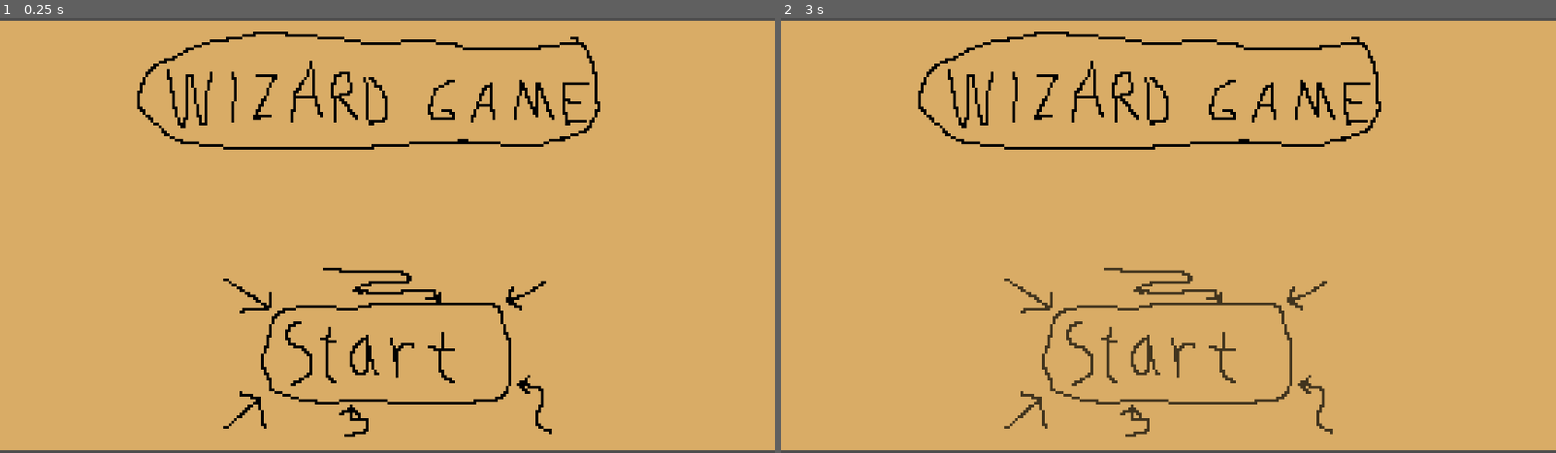
Above: before the commit, frames 1-2 (left to right).
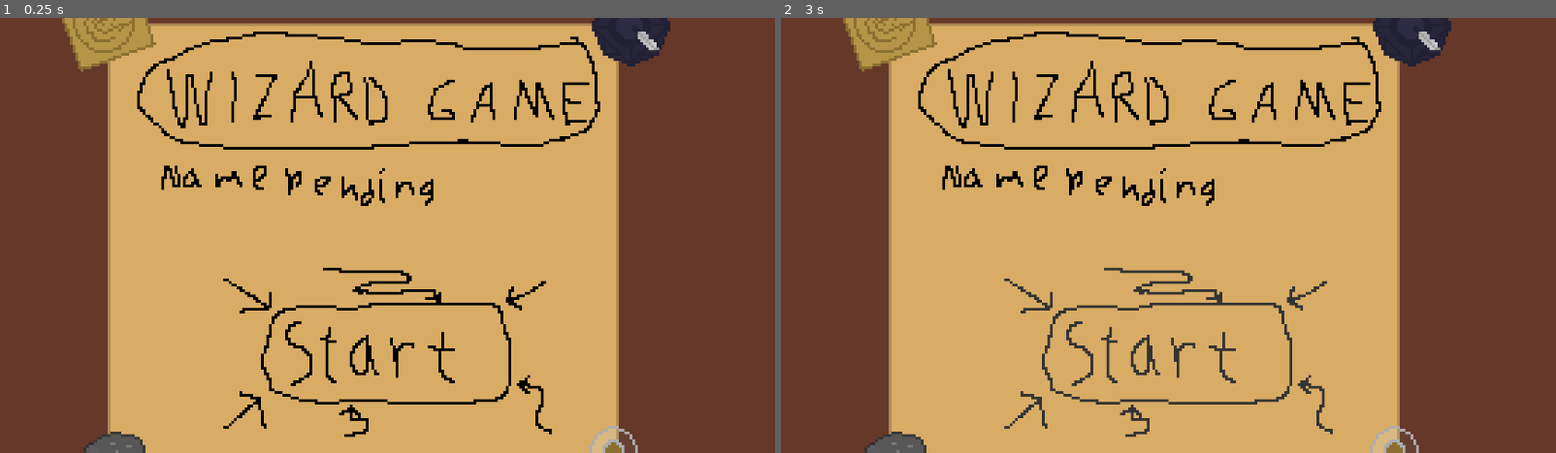
Above: after the commit, the same moments.

Repository: grahamapedia-cell/wizard-game-demo
Game: Godot game, scene res://scenes/titlescreen.tscn
Same seed, same stepped clock (60 frames per second), same inputs: the game is played once before the commit and once after it. Sound files missing from this copy of the repository are replaced by a short silence.
Inputs (mouse positions are in pixels of both pictures, inside the frame that each line leads up to):
- Up to frame 1 (0.25 s): no input
- Up to frame 2 (3 s): tap Enter at 0.5, 2 s; move the mouse to (1168, 352) at 0.52 s; hold D (move_right) 0.53-1.28 s; tap 1 (Hotbar_1) at 0.6 s; tap Space (dodge) at 1.25, 2.75 s; move the mouse to (1013, 257) at 1.27 s; hold S (move_down) 1.28-2.03 s; tap 2 (Hotbar_2) at 1.35 s; move the mouse to (1246, 139) at 2.02 s; hold D (move_right) 2.03-2.78 s; tap 3 (Hotbar_3) at 2.1 s; move the mouse to (1129, 322) at 2.77 s; hold W (move_up) from 2.78 s (still down); tap 4 (Hotbar_4) at 2.85 s

The runs differ from the first frame. In frame 1, 38% of the frame differs, in the area x 0-100%, y 0-100%; in frame 2, 38%.

Commit message:
Snazzed up title screen

Diff:
--- a/scenes/titlescreen.tscn
+++ b/scenes/titlescreen.tscn
@@ -4,7 +4,7 @@
 [ext_resource type="PackedScene" uid="uid://dkk6abfqi5d8y" path="res://scenes/game.tscn" id="2_3jj3l"]
 [ext_resource type="Texture2D" uid="uid://be2aj31nm7sg0" path="res://assets/sprites/GUI/start_button.png" id="3_tt55a"]
 [ext_resource type="Texture2D" uid="uid://blsv7ytoqkwjw" path="res://assets/sprites/GUI/game_title_test.png" id="4_t7v6v"]
-[ext_resource type="Texture2D" uid="uid://b2vxbqbklqlpl" path="res://assets/sprites/solid_color.png" id="5_vhbaf"]
+[ext_resource type="Texture2D" uid="uid://ciw505te04r5v" path="res://assets/sprites/GUI/title_bg.png" id="5_vhbaf"]
 
 [sub_resource type="RectangleShape2D" id="RectangleShape2D_t7v6v"]
 size = Vector2(96, 48)
@@ -29,10 +29,9 @@
 texture = ExtResource("4_t7v6v")
 
 [node name="BG" type="Sprite2D" parent="."]
-modulate = Color(0.85098, 0.67451, 0.4, 1)
 z_index = -1
 position = Vector2(576, 324)
-scale = Vector2(72, 40)
+scale = Vector2(4, 4)
 texture = ExtResource("5_vhbaf")
 
 [connection signal="mouse_entered" from="Area2D" to="." method="_on_area_2d_mouse_entered"]
--- a/scripts/titlescreen.gd
+++ b/scripts/titlescreen.gd
@@ -6,7 +6,7 @@
 
 # Called when the node enters the scene tree for the first time.
 func _ready() -> void:
-	pass # Replace with function body.
+	get_node("Area2D").modulate = Color(0,0,0) # Replace with function body.
 
 
 # Called every frame. 'delta' is the elapsed time since the previous frame.
@@ -22,9 +22,9 @@
 
 func _on_area_2d_mouse_entered() -> void:
 	mousein=true
-	get_node("Area2D").modulate = Color(1,1,1,0.7)
+	get_node("Area2D").modulate = Color(0.2,0.2,0.2)
 
 
 func _on_area_2d_mouse_exited() -> void:
 	mousein=false
-	get_node("Area2D").modulate = Color(1,1,1)
+	get_node("Area2D").modulate = Color(0,0,0)
Binary file changed: assets/sprites/GUI/start_button.png
Binary file added: assets/sprites/GUI/title_bg.png
Not shown, added: assets/sprites/GUI/title_bg.png.import
